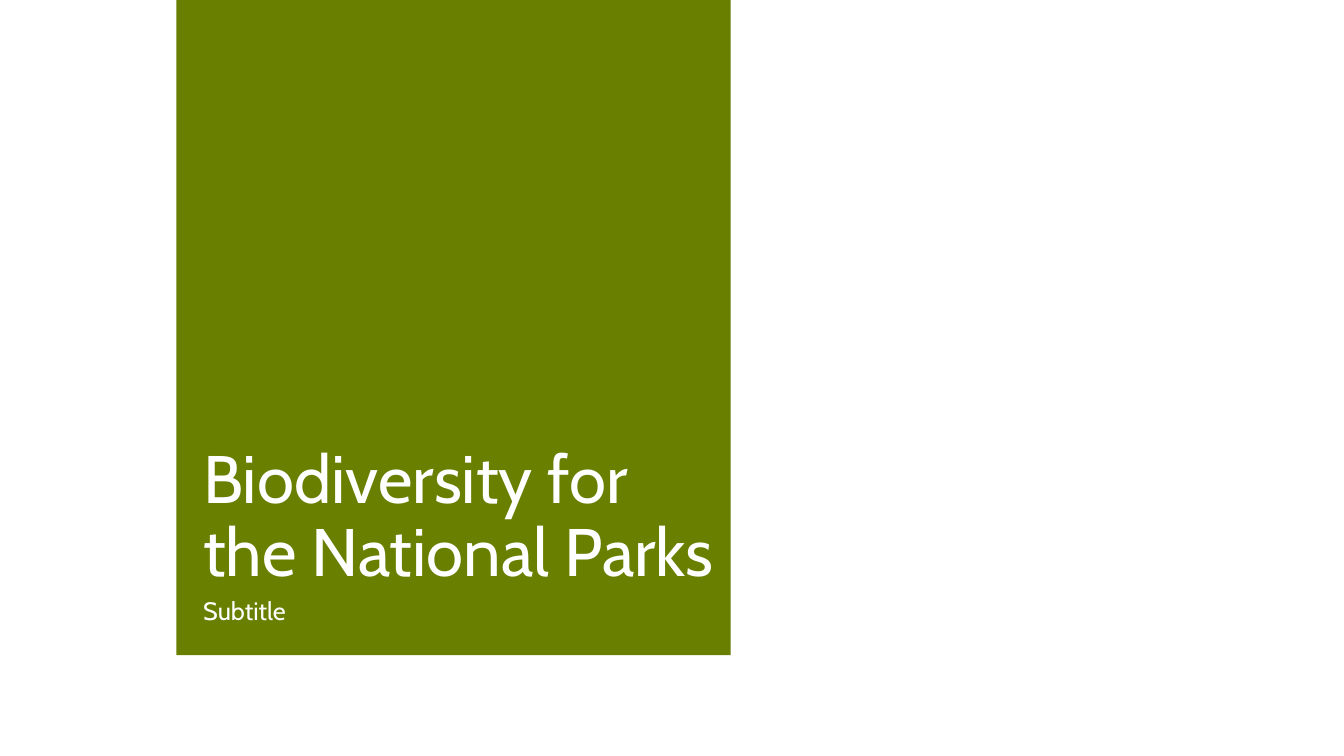
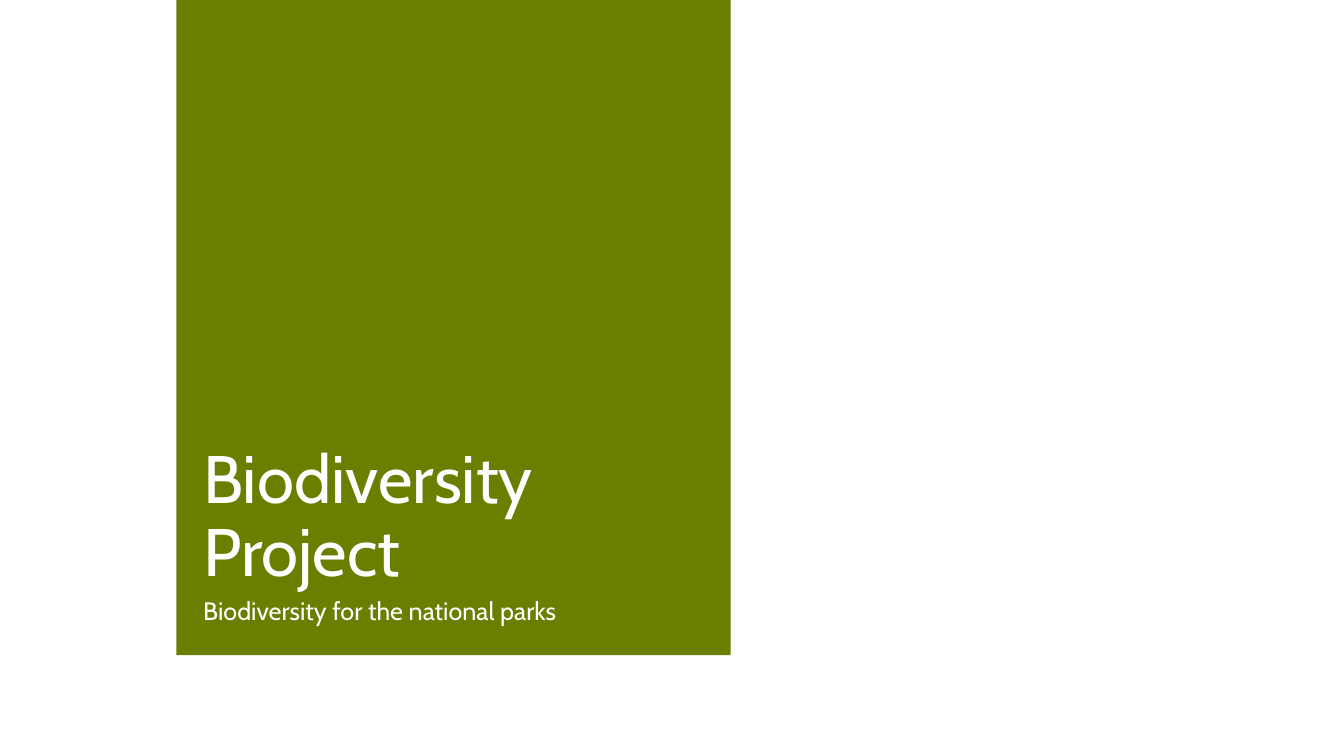
Before and after one commit to iamchristinelee/codeacademy, a slide deck: slide 1 of DataScience/Capstone/biodiversity.pptx. Drawn at 1344x756 pixels with LibreOffice and Linux fonts; fonts in the diff are those of the drawing; background and template pictures are left out. Boxes give left, top, right and bottom in pixels: in the first picture for what was removed or moved away, otherwise in the second. Text is boxed around its words. In the diff, an @@ line names an element or a change of style, - is before the commit and + after.

```diff
--- a/DataScience/Capstone/biodiversity.pptx
+++ b/DataScience/Capstone/biodiversity.pptx
@@ title at box(203, 452, 532, 592): text changed @@
-Biodiversity for the National Parks
+Biodiversity Project
@@ subtitle at box(203, 601, 556, 626): text changed @@
-Subtitle
+Biodiversity for the national parks
```
Also in this commit, not shown: 9 other slides changed, 3 slides added, 3 other files.
